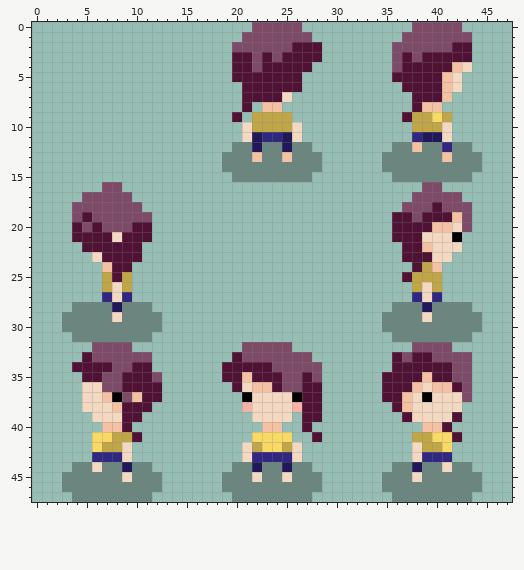
Edited in one commit: pixel-art sprite (Character/Girl.png). The picture above is the old version.
The file is 96x96 pixels, drawn in blocks of 2x2; one block is one cell here.
The same view after the edit:
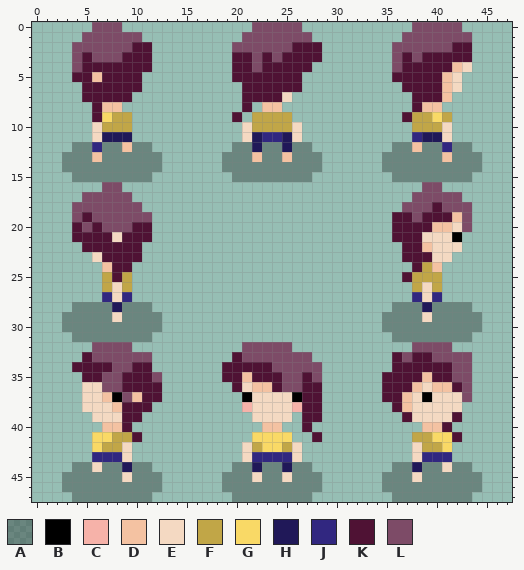
Palette (. is transparent): A #0000004b  B #000000  C #f6b2a9  D #f4c2a2  E #f4d9c2  F #c1a647  G #f9d966  H #201858  J #312780  K #4f1234  L #7d4b67
From the commit log: Add last character sprite direction
Diff:
y 0: x 6..8 ... -> LLL
y 1: x 5..10 ...... -> LLLLLL
y 2: x 4..11 ........ -> LLLLLLKK
y 3: x 4..11 ........ -> LKLLLKKK
y 4: x 4..11 ........ -> LKKKKKKK
y 5: x 4..10 ....... -> KKDKKKK
y 6: x 5..10 ...... -> KKKKKK
y 7: x 5..9 ..... -> KKKKK
y 8: x 6..8 ... -> KDD
y 9: x 6..9 .... -> KGFF
y 10: x 6..9 .... -> EFFF
y 11: x 6..9 .... -> EHHH
y 12: x 4..11 ........ -> AAJAADAA
y 13: x 3..12 .......... -> AAADAAAAAA
y 14: x 3..12 .......... -> AAAAAAAAAA
y 15: x 4..11 ........ -> AAAAAAAA
